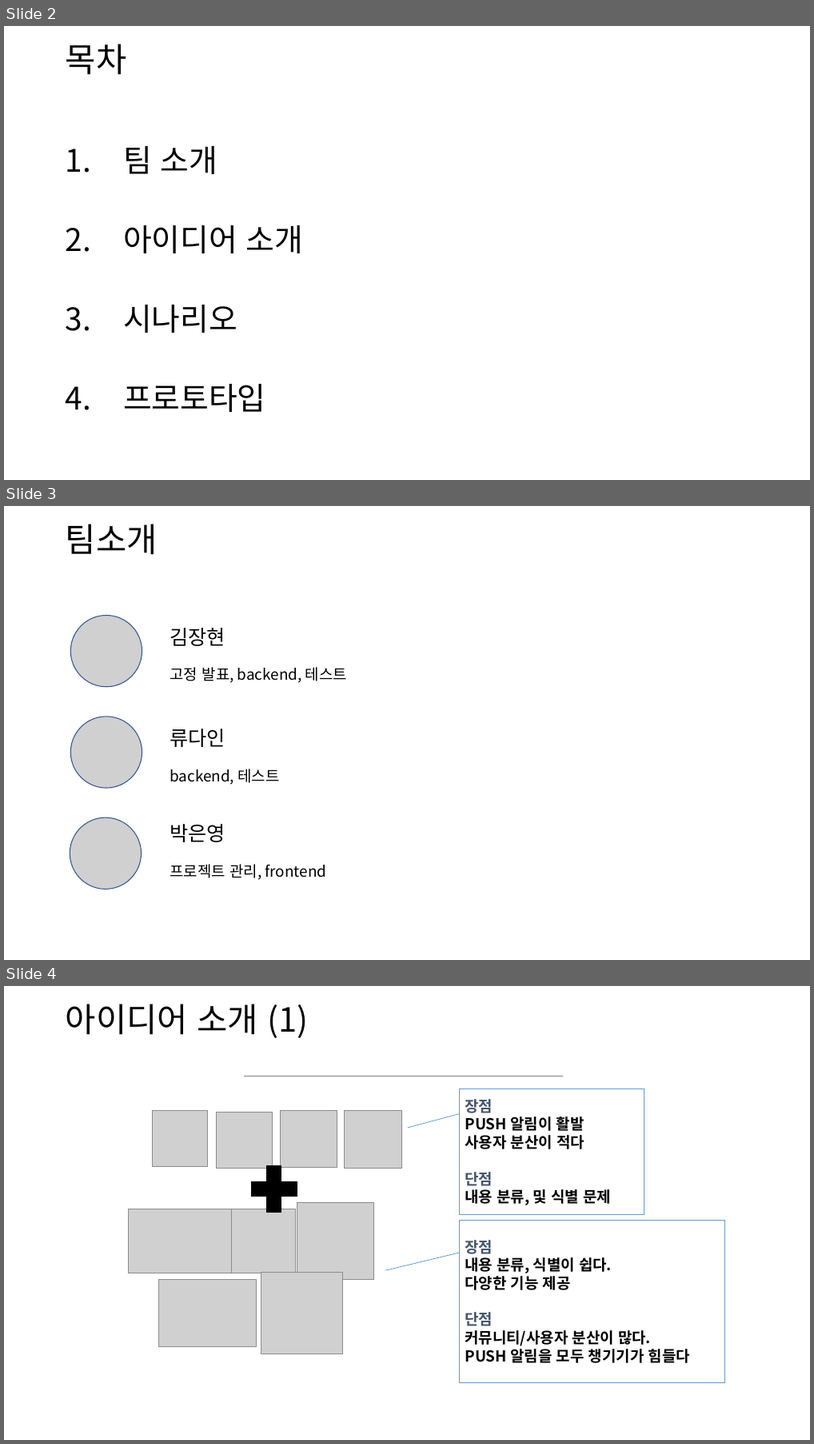
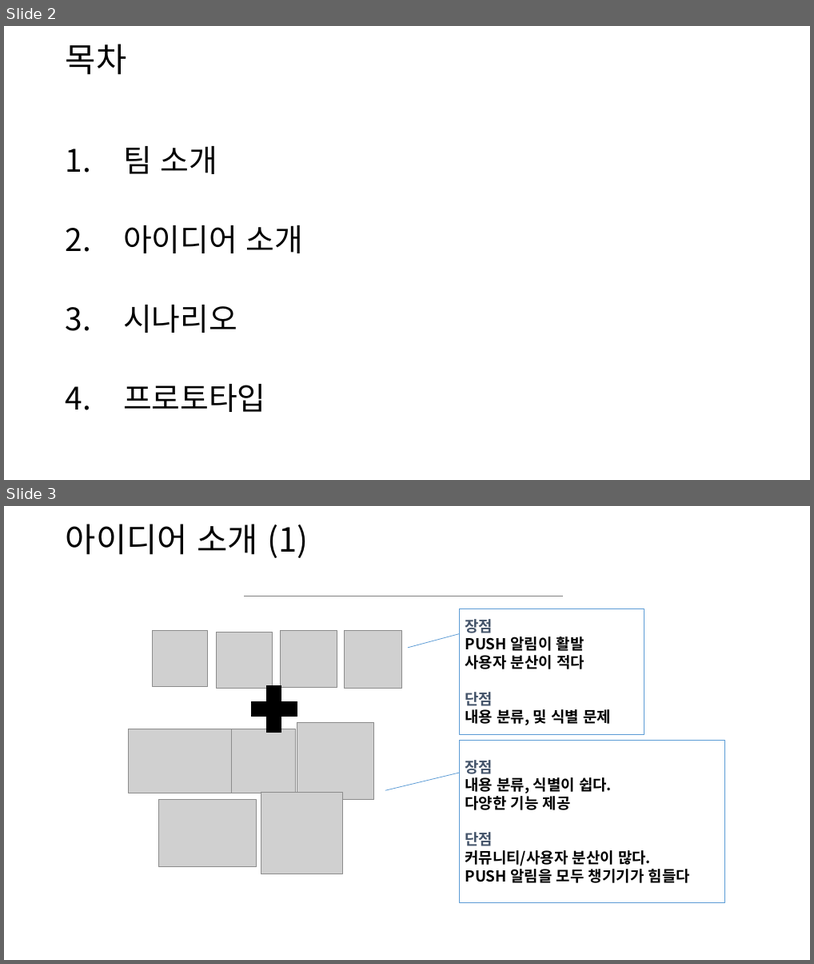
Before and after one commit to eyabc/2019-1-capstone, a slide deck: 0. document/5. PPT/0. 프로젝트 주제.pptx. Shown one above the other, each under a label of ours: slides 2, 3 and 4 before the commit, slides 2 and 3 after it. The pictures are 814x1444 and 814x964 pixels, drawn with LibreOffice and Linux fonts; fonts in the diff are those of the drawing; grey boxes stand for pictures; background and template pictures are left out. Boxes give left, top, right and bottom in pixels: in the first picture for what was removed or moved away, otherwise in the second. Text is boxed around its words. In the diff, an @@ line names an element or a change of style, - is before the commit and + after.

```diff
--- a/0. document/5. PPT/0. 프로젝트 주제.pptx
+++ b/0. document/5. PPT/0. 프로젝트 주제.pptx
@@ slide 3 removed at box(4, 506, 810, 960), background picture (left out) @@
@@ title removed at box(66, 524, 158, 555) @@
-팀소개
@@ picture removed at box(70, 616, 142, 687) @@
@@ text removed at box(170, 628, 226, 646) @@
-김장현
@@ text removed at box(170, 667, 347, 683) @@
-고정 발표, backend, 테스트
@@ picture removed at box(70, 716, 142, 788) @@
@@ text removed at box(170, 728, 226, 747) @@
-류다인
@@ text removed at box(170, 768, 280, 784) @@
-backend, 테스트
@@ picture removed at box(70, 817, 142, 889) @@
@@ text removed at box(170, 824, 226, 842) @@
-박은영
@@ text removed at box(170, 864, 327, 880) @@
-프로젝트 관리, frontend
@@ page number removed at box(759, 936, 804, 960) @@
-3
@@ what was slide 4 is now slide 3 @@
```
Also in this commit, not shown: 1 slide changed, 4 other files.
